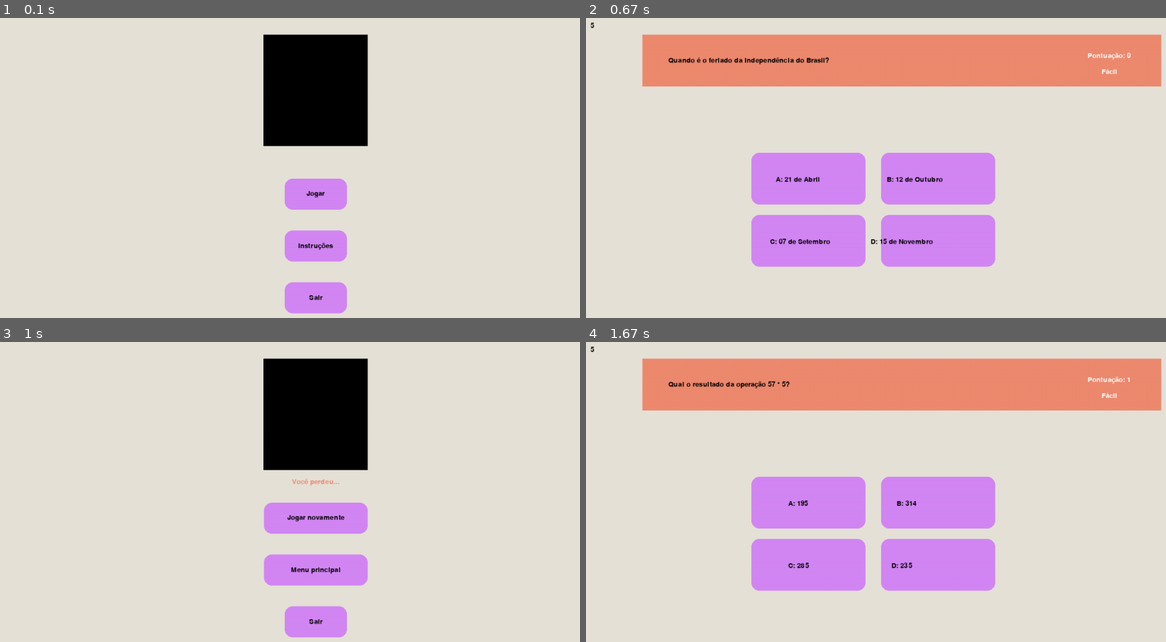
Above: before the commit, frames 1-4 (two rows, left to right).
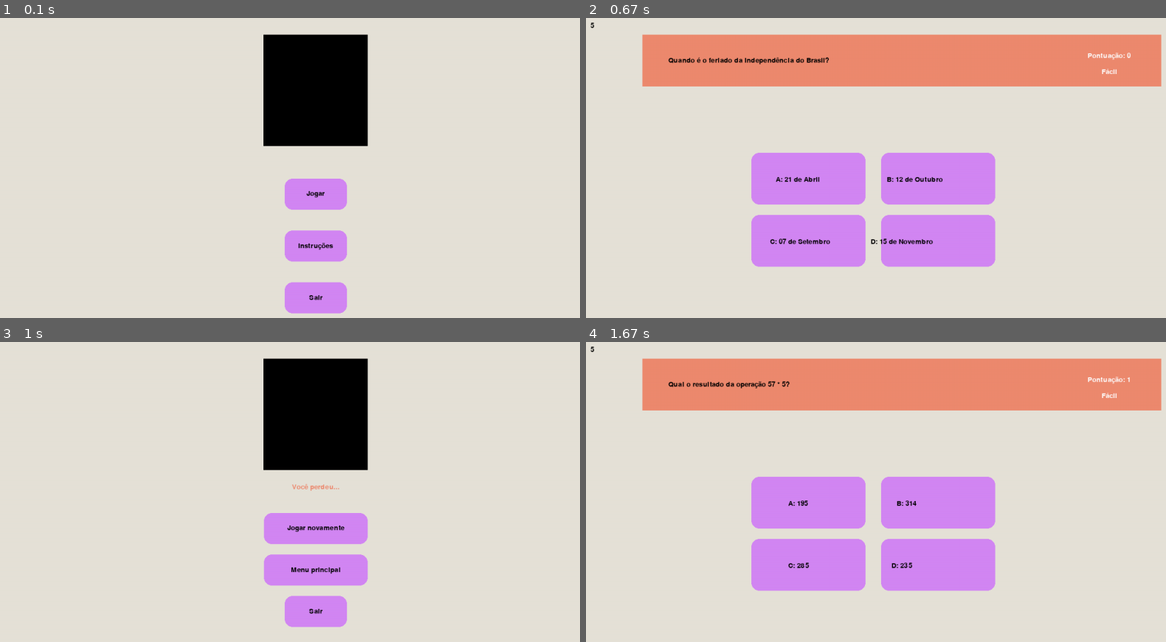
Above: after the commit, the same moments.

Repository: insper-classroom/devlife-23-1-projeto-pygame-jonas-pelegrina-gabriel-mendes
Game: pygame game, started from jogo.py
Two runs of this game, one before a commit and one after it. Both use one fixed random seed, a clock stepped at 60 frames per second and the inputs below.
Inputs (mouse positions are in pixels of both pictures, inside the frame that each line leads up to):
- Up to frame 1 (0.1 s): no input
- Up to frame 2 (0.67 s): click (899, 183) at 0.38 s
- Up to frame 3 (1 s): click (394, 540) at 0.72 s
- Up to frame 4 (1.67 s): click "Jogar novamente" at 1.05 s; click "A: Canguru" at 1.38 s

Frames 1-2 are identical in both runs. In frame 3, 2.5% of the frame differs, in the area x 45-64%, y 45-99%; in frame 4, nothing differs.

Commit message:
Código do jogo atualizado.

Diff:
--- a/classes_e_objetos.py
+++ b/classes_e_objetos.py
@@ -16,6 +16,6 @@
 
     def desenha(self, window, pressed):
         if pressed == False:
-            draw.rect(window, ROXO, (self.x, self.y, self.largura, self.altura),border_radius = 15)
+            draw.rect(window, ROXO, (self.x, self.y, self.largura, self.altura), border_radius = 15)
         else:
-            draw.rect(window, LARANJA, (self.x, self.y, self.largura, self.altura),border_radius = 15)
+            draw.rect(window, LARANJA, (self.x, self.y, self.largura, self.altura), border_radius = 15)
--- a/jogo.py
+++ b/jogo.py
@@ -177,20 +177,20 @@
         elif tela_fim_de_jogo:
             window.blit(logo, (WIDTH/2 - logo.get_width()/2, HEIGHT/2 - logo.get_height()/2 - 180))
             mensagem = fonte_jogo.render('Você perdeu...', True, LARANJA)
-            window.blit(mensagem, (WIDTH/2 - mensagem.get_width()/2, HEIGHT/2 - mensagem.get_height()/2 - 50))
+            window.blit(mensagem, (WIDTH/2 - mensagem.get_width()/2, HEIGHT/2 - mensagem.get_height()/2 - 40))
 
             # Cria dimensões dos botões
             botoes = []
             largura = 200
             altura = 60
             x = WIDTH/2 - largura/2
-            y = 350
+            y = 370
 
 
             # Cria botões
             botao_jogar_novamente = Botao(x, y, largura, altura)
-            botao_menu_principal = Botao(x, y + 100, largura, altura)
-            botao_sair = Botao(WIDTH/2 - 120/2, 350 + 200, 120, 60)
+            botao_menu_principal = Botao(x, y + 80, largura, altura)
+            botao_sair = Botao(WIDTH/2 - 120/2, y + 160, 120, altura)
             botoes.append(botao_jogar_novamente)
             botoes.append(botao_menu_principal)
             botoes.append(botao_sair)
@@ -202,11 +202,11 @@
 
             # Desenha textos do botões
             jogar_novamente = fonte_jogo.render('Jogar novamente', True, (0, 0, 0))
-            window.blit(jogar_novamente, (WIDTH/2 - jogar_novamente.get_width()/2, HEIGHT/2 - jogar_novamente.get_height()/2 + 20))
+            window.blit(jogar_novamente, (WIDTH/2 - jogar_novamente.get_width()/2, HEIGHT/2 - jogar_novamente.get_height()/2 + 40))
             menu_principal = fonte_jogo.render('Menu principal', True, (0, 0, 0))
             window.blit(menu_principal, (WIDTH/2 - menu_principal.get_width()/2, HEIGHT/2 - menu_principal.get_height()/2 + 120))
             sair = fonte_jogo.render('Sair', True, (0, 0, 0))
-            window.blit(sair, (WIDTH/2 - sair.get_width()/2, HEIGHT/2 - sair.get_height()/2 + 220))
+            window.blit(sair, (WIDTH/2 - sair.get_width()/2, HEIGHT/2 - sair.get_height()/2 + 200))
 
 
 
@@ -270,6 +270,9 @@
                 if timer == 0:
                     inicio_jogo = False
                     tela_fim_de_jogo = True
+                    mixer.music.pause()
+                    fail.play()
+
             if evento.type == MOUSEBUTTONUP:
                 if evento.button == 1:
                     if botao_a.verifica_clique(evento.pos[0], evento.pos[1]):
@@ -278,6 +281,7 @@
                             pontuacao += 1
                             success.play()
                             questao_sorteada_Fácil = sorteia_questao(dicionario_classificado, 'Fácil')
+
                             # Timer do jogo
                             timer, texto = 5, '5'.rjust(3)
                             time.set_timer(USEREVENT, 1000)
@@ -286,6 +290,7 @@
                             tela_fim_de_jogo = True
                             mixer.music.pause()
                             fail.play()
+
                     elif botao_b.verifica_clique(evento.pos[0], evento.pos[1]):
                         if resposta == "B":
                             botao_b.desenha(window,True)
@@ -293,6 +298,7 @@
                             success.play()
                             inicio_jogo = True
                             questao_sorteada_Fácil = sorteia_questao(dicionario_classificado, 'Fácil')
+
                             # Timer do jogo
                             timer, texto = 5, '5'.rjust(3)
                             time.set_timer(USEREVENT, 1000)
@@ -301,6 +307,7 @@
                             tela_fim_de_jogo = True
                             mixer.music.pause()
                             fail.play()
+
                     elif botao_c.verifica_clique(evento.pos[0], evento.pos[1]):
                         if resposta == "C":
                             botao_c.desenha(window,True)
@@ -308,6 +315,7 @@
                             success.play()
                             inicio_jogo = True
                             questao_sorteada_Fácil = sorteia_questao(dicionario_classificado, 'Fácil')
+
                             # Timer do jogo
                             timer, texto = 5, '5'.rjust(3)
                             time.set_timer(USEREVENT, 1000)
@@ -316,6 +324,7 @@
                             tela_fim_de_jogo = True
                             mixer.music.pause()
                             fail.play()
+
                     elif botao_d.verifica_clique(evento.pos[0], evento.pos[1]):
                         if resposta == "D":
                             botao_d.desenha(window,True)
@@ -323,6 +332,7 @@
                             success.play()
                             inicio_jogo = True
                             questao_sorteada_Fácil = sorteia_questao(dicionario_classificado, 'Fácil')
+
                             # Timer do jogo
                             timer, texto = 5, '5'.rjust(3)
                             time.set_timer(USEREVENT, 1000)
